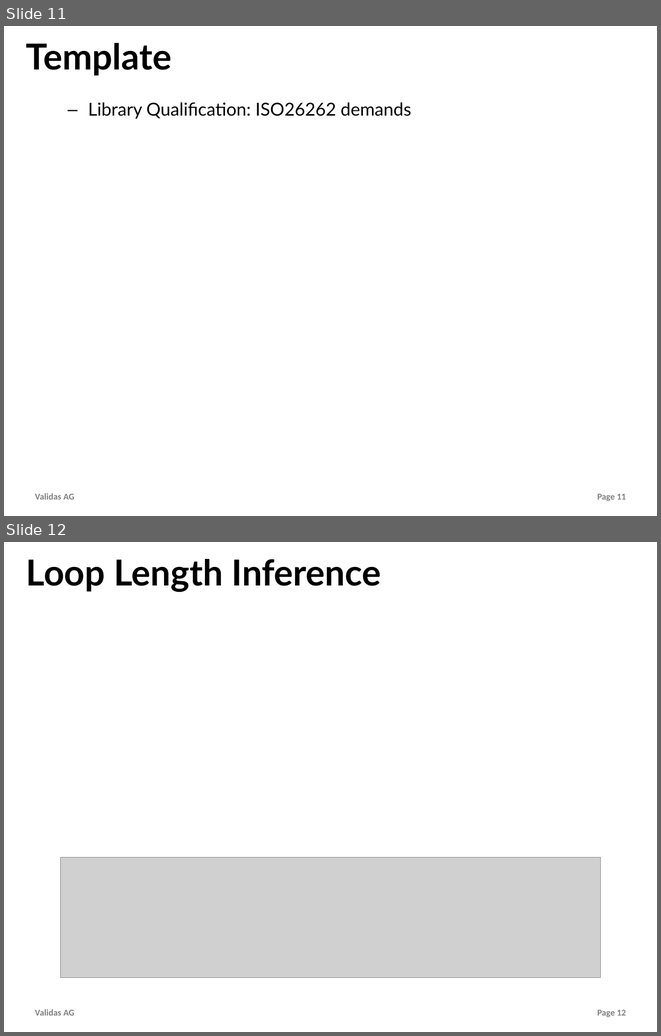
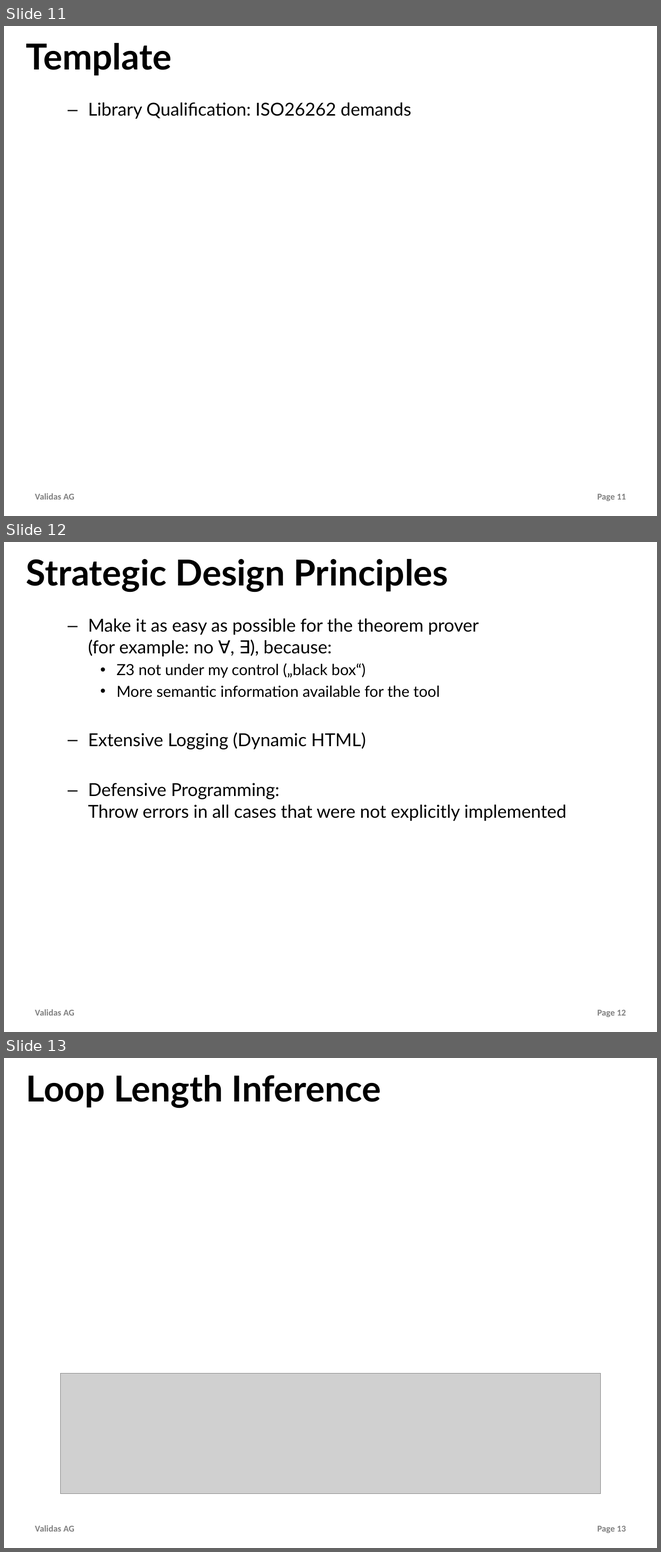
Before and after one commit to theoremprover/tvg, a slide deck: Vortraege/tvg.pptx. Shown one above the other, each under a label of ours: slides 11 and 12 before the commit, slides 11, 12 and 13 after it. The pictures are 661x1036 and 661x1552 pixels, drawn with LibreOffice and Linux fonts; fonts in the diff are those of the drawing; grey boxes stand for pictures; background and template pictures are left out. Boxes give left, top, right and bottom in pixels: in the first picture for what was removed or moved away, otherwise in the second. Text is boxed around its words. In the diff, an @@ line names an element or a change of style, - is before the commit and + after.

```diff
--- a/Vortraege/tvg.pptx
+++ b/Vortraege/tvg.pptx
@@ slide 12 added at (4, 542, 657, 1032), background #FFFFFF; not listed: 2 template elements that a slide beside it also shows @@
@@ title added at (26, 559, 449, 592), 56 pt, text #000000, bold @@
+Strategic Design Principles
@@ text added at (88, 618, 566, 821), 28 pt, text #000000 @@
+  – Make it as easy as possible for the theorem prover
+    (for example: no ∀, ∃), because:
+    • Z3 not under my control („black box“)
+    • More semantic information available for the tool
+  – Extensive Logging (Dynamic HTML)
+  – Defensive Programming:
+    Throw errors in all cases that were not explicitly implemented
@@ what was slide 12 is now slide 13 @@
@@ page number at (597, 1525, 626, 1533): text changed @@
-Page 12
+Page 13
```
Also in this commit, not shown: 1 other slide added.
